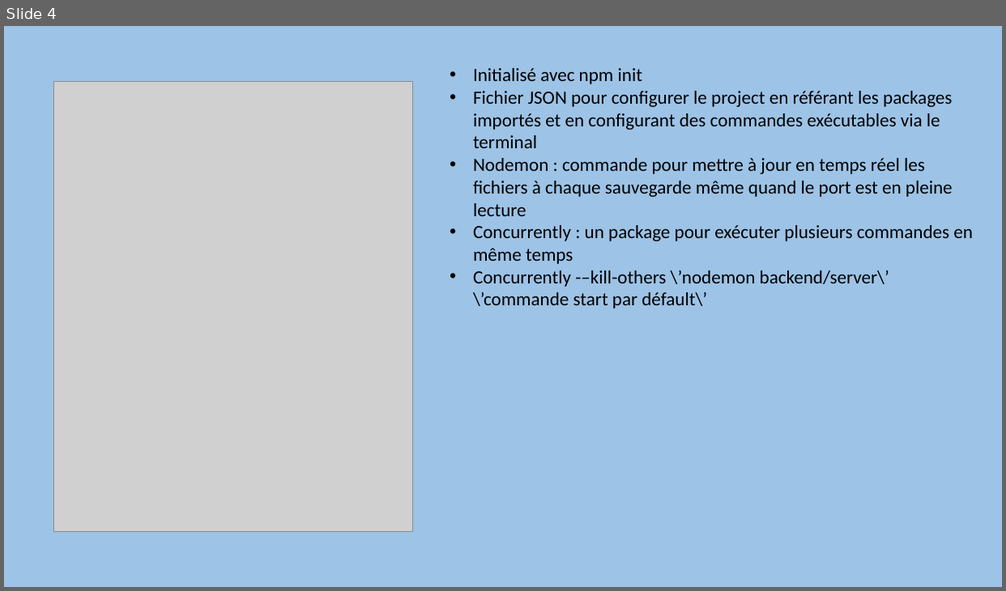
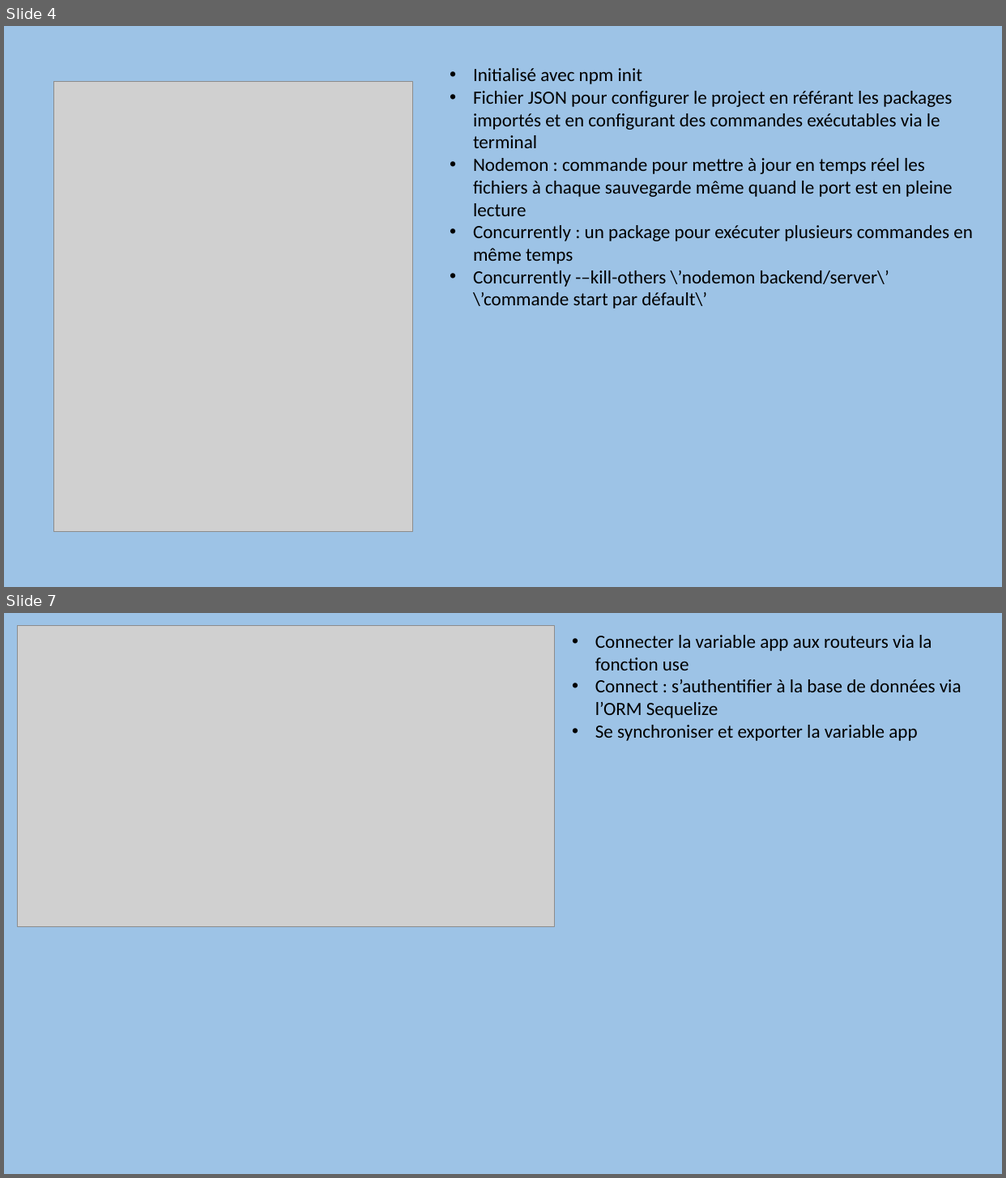
Before and after one commit to GloireDianzenza/ProjetFinal, a slide deck: documentation/Dossier Projet/Projet Slides.pptx. Shown one above the other, each under a label of ours: slide 4 before the commit, slides 4 and 7 after it; the slides between them are not shown. The pictures are 1006x591 and 1006x1178 pixels, drawn with LibreOffice and Linux fonts; fonts in the diff are those of the drawing; grey boxes stand for pictures. Boxes give left, top, right and bottom in pixels: in the first picture for what was removed or moved away, otherwise in the second. Text is boxed around its words. In the diff, an @@ line names an element or a change of style, - is before the commit and + after.

```diff
--- a/documentation/Dossier Projet/Projet Slides.pptx
+++ b/documentation/Dossier Projet/Projet Slides.pptx
@@ slide 7 added at <box>4,613,1002,1174</box>, background #9DC3E6 @@
@@ picture added at <box>18,626,555,926</box> @@
@@ text added at <box>595,635,961,741</box>, 18 pt, text #000000 @@
+• Connecter la variable app aux routeurs via la fonction use
+• Connect : s’authentifier à la base de données via l’ORM Sequelize
+• Se synchroniser et exporter la variable app
```
Also in this commit, not shown: 2 slides changed, 6 other slides added, 9 other files.
